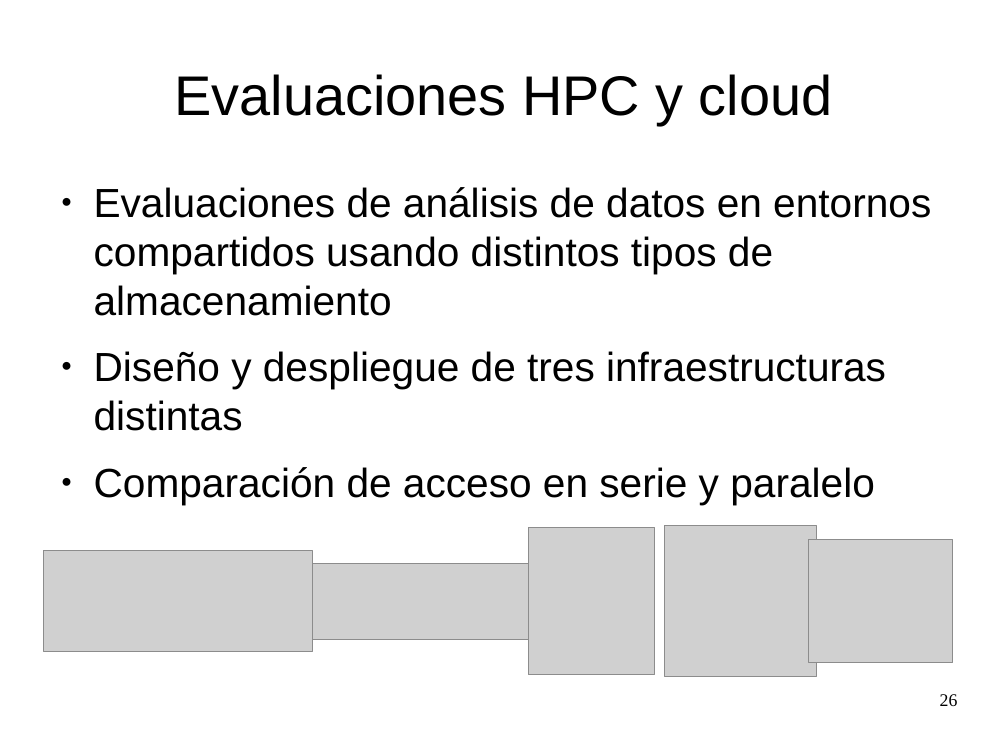
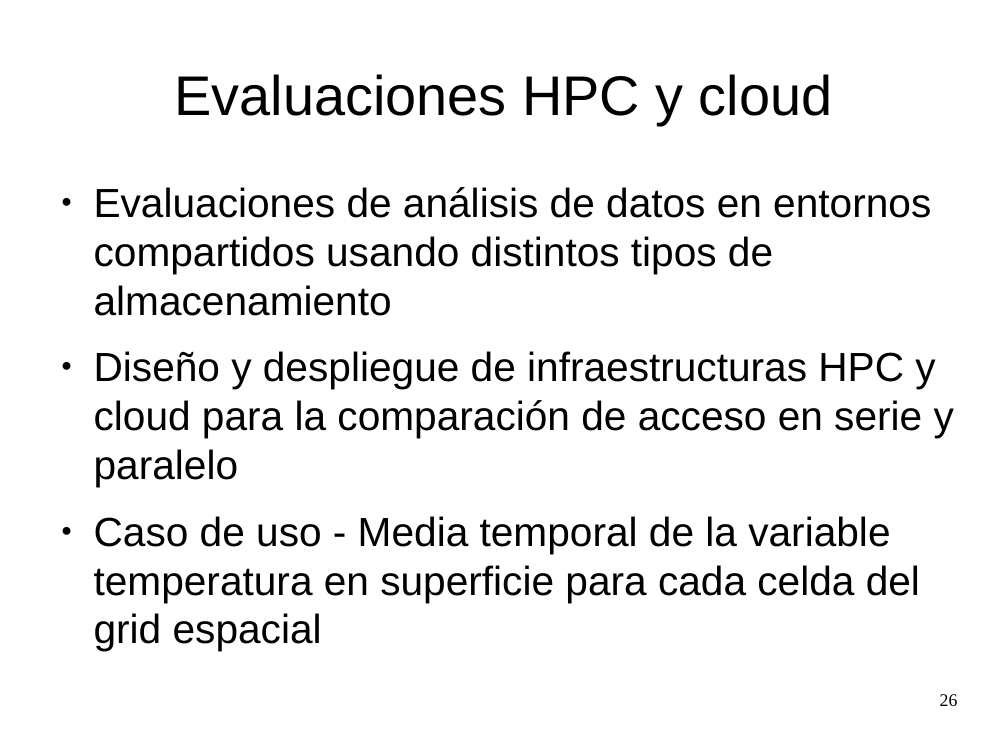
Before and after one commit to zequihg50/tfm, a slide deck: slide 26 of presentacion.odp. Drawn at 1008x756 pixels with LibreOffice and Linux fonts; fonts in the diff are those of the drawing; grey boxes stand for pictures. Boxes give left, top, right and bottom in pixels: in the first picture for what was removed or moved away, otherwise in the second. Text is boxed around its words. In the diff, an @@ line names an element or a change of style, - is before the commit and + after.

```diff
--- a/presentacion.odp
+++ b/presentacion.odp
@@ text at (94,351,954,602): text changed @@
-● Diseño y despliegue de tres infraestructuras distintas
-● Comparación de acceso en serie y paralelo
+● Diseño y despliegue de infraestructuras HPC y cloud para la comparación de acceso en serie y paralelo
+● Caso de uso - Media temporal de la variable temperatura en superficie para cada celda del grid espacial
@@ picture removed at (529,528,655,675) @@
@@ picture removed at (665,526,817,678) @@
@@ picture removed at (43,551,312,651) @@
@@ picture removed at (280,563,533,639) @@
@@ picture removed at (810,540,954,663) @@
```
Also in this commit, not shown: 16 other slides changed, 2 slides added, 2 slides removed, 1 other file.
